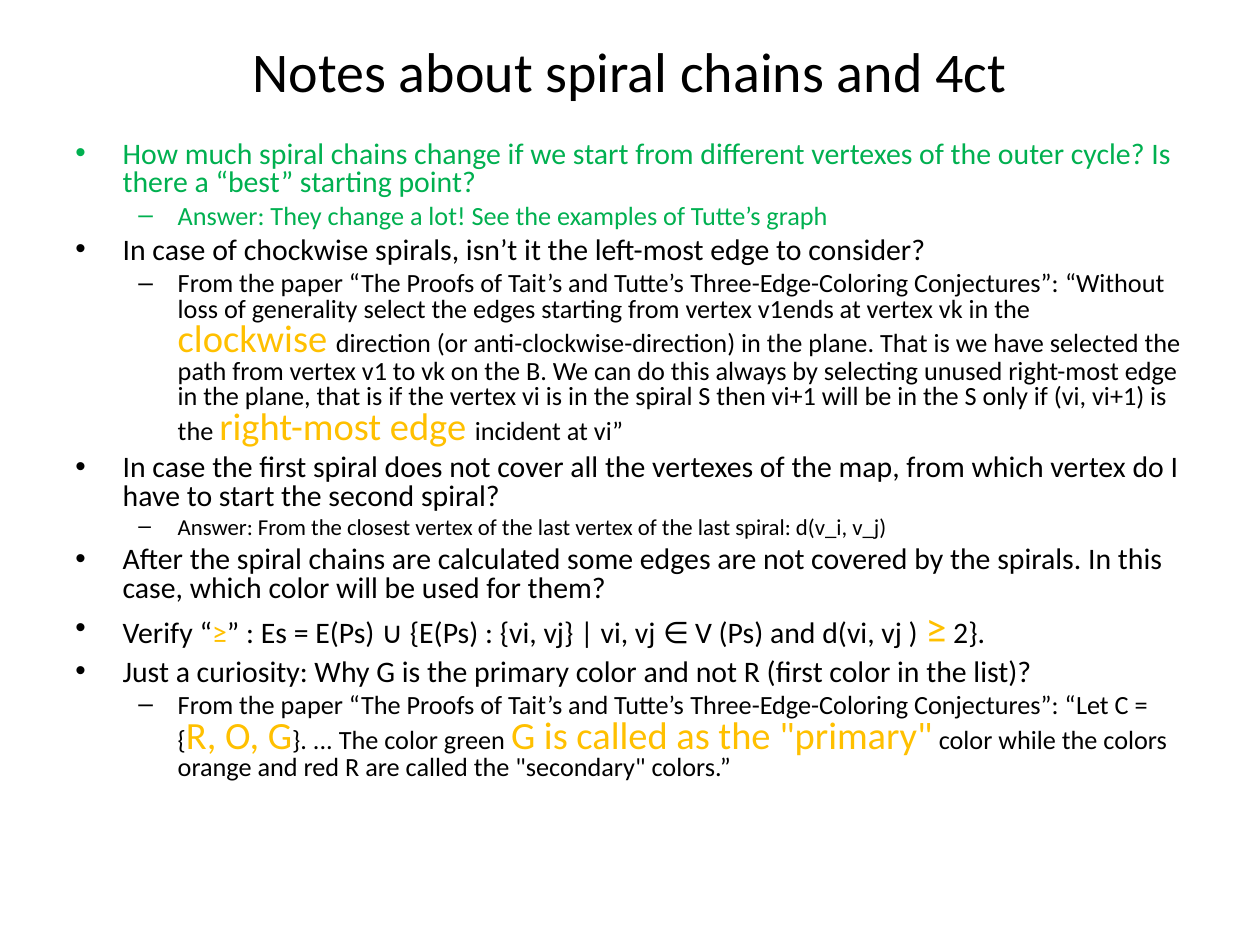
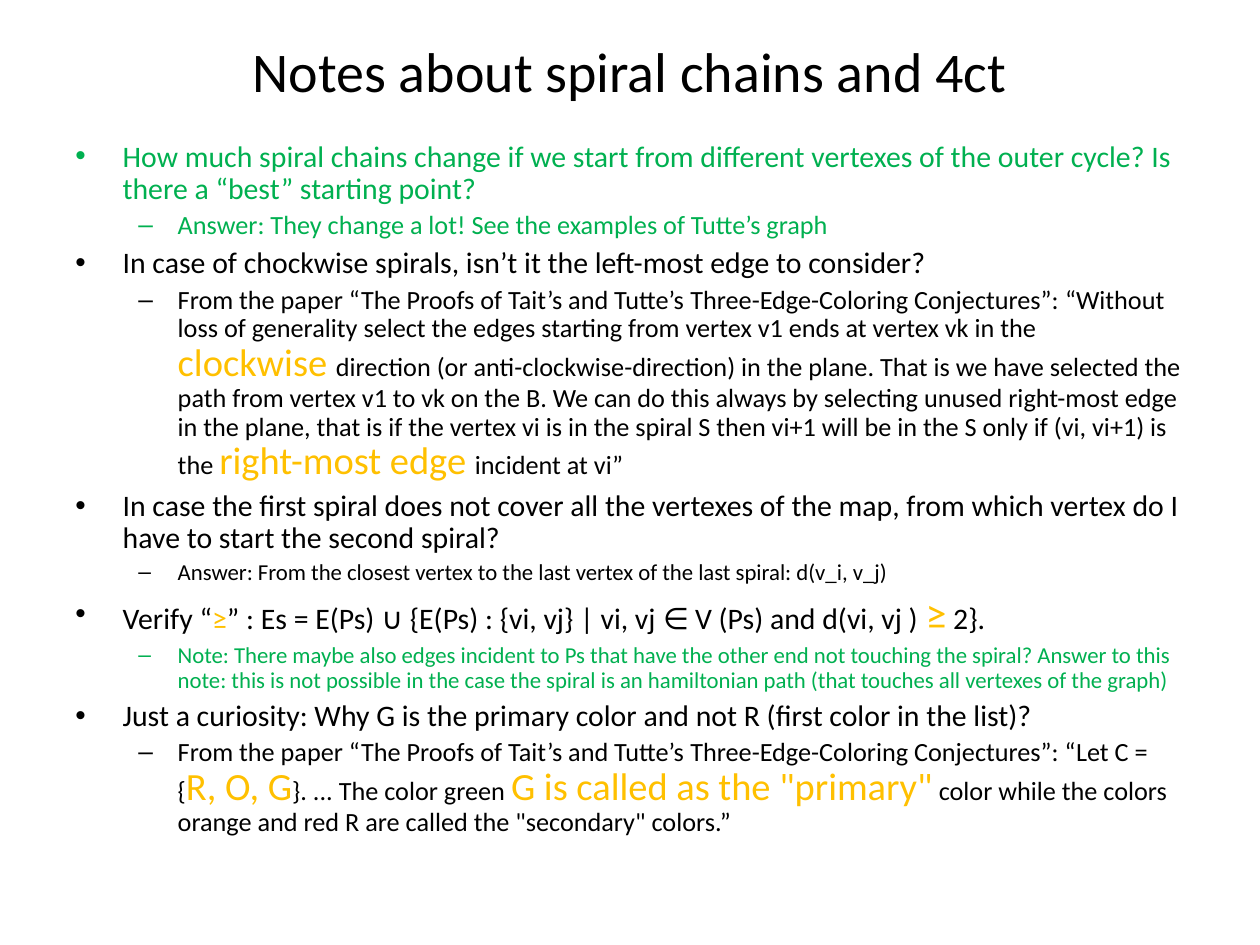
Before and after one commit to stefanutti/maps-coloring-java, a slide deck: slide 23 of ct/ct-docs/cahit-spiral-chains/spiral-chains.ppt. Drawn at 1260x945 pixels with LibreOffice and Linux fonts; fonts in the diff are those of the drawing. Boxes give left, top, right and bottom in pixels: in the first picture for what was removed or moved away, otherwise in the second. Text is boxed around its words. In the diff, an @@ line names an element or a change of style, - is before the commit and + after.

Commit message:
First version with JGraph. Not completely finished!

```diff
--- a/ct/ct-docs/cahit-spiral-chains/spiral-chains.ppt
+++ b/ct/ct-docs/cahit-spiral-chains/spiral-chains.ppt
@@ text at <box>123,146,1178,836</box>: line spacing 0.8 to 0.9 @@
@@ text at <box>178,290,1181,481</box>: text changed @@
-  – From the paper “The Proofs of Tait’s and Tutte’s Three-Edge-Coloring Conjectures”: “Without loss of generality select the edges starting from vertex v1ends at vertex vk in the clockwise direction (or anti-clockwise-direction) in the plane. That is we have selected the path from vertex v1 to vk on the B. We can do this always by selecting unused right-most edge in the plane, that is if the vertex vi is in the spiral S then vi+1 will be in the S only if (vi, vi+1) is the right-most edge incident at vi”
+  – From the paper “The Proofs of Tait’s and Tutte’s Three-Edge-Coloring Conjectures”: “Without loss of generality select the edges starting from vertex v1 ends at vertex vk in the clockwise direction (or anti-clockwise-direction) in the plane. That is we have selected the path from vertex v1 to vk on the B. We can do this always by selecting unused right-most edge in the plane, that is if the vertex vi is in the spiral S then vi+1 will be in the S only if (vi, vi+1) is the right-most edge incident at vi”
@@ text at <box>178,563,887,584</box>: text changed; size 17 to 13 pt @@
-  – Answer: From the closest vertex of the last vertex of the last spiral: d(v_i, v_j)
-• After the spiral chains are calculated some edges are not covered by the spirals. In this case, which color will be used for them?
+  – Answer: From the closest vertex to the last vertex of the last spiral: d(v_i, v_j)
@@ text at <box>178,647,1170,692</box>: paragraph added @@
+  – Note: There maybe also edges incident to Ps that have the other end not touching the spiral? Answer to this note: this is not possible in the case the spiral is an hamiltonian path (that touches all vertexes of the graph)
```
Also in this commit, not shown: 4 other slides changed, 9 slides added, 12 slides removed, 52 other files.
